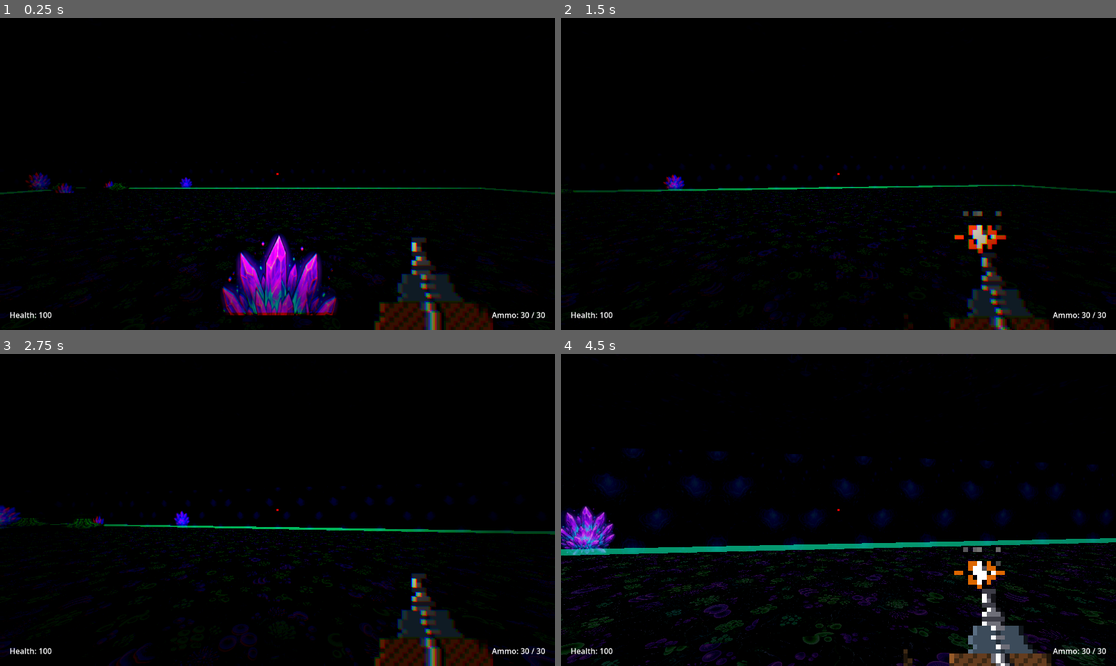
Above: before the commit, frames 1-4 (two rows, left to right).
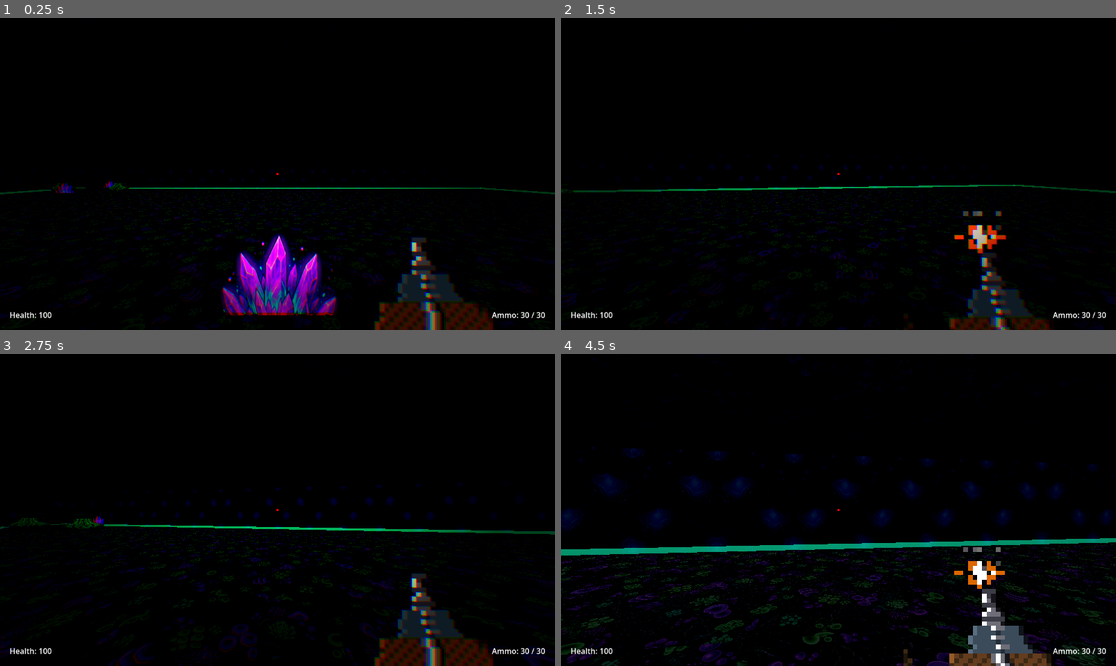
Above: after the commit, the same moments.

Repository: coachbrown1/BoomerLooterShooter
Game: Godot game, scene res://Scenes/World/dungeon.tscn
Two runs of this game, one before a commit and one after it. Both use one fixed random seed, a clock stepped at 60 frames per second and the inputs below.
Inputs (mouse positions are in pixels of both pictures, inside the frame that each line leads up to):
- Up to frame 1 (0.25 s): no input
- Up to frame 2 (1.5 s): tap Enter at 0.5 s; move the mouse to (832, 180) at 0.52 s; hold W (move_forward) from 0.53 s (still down); tap E (interact) at 0.6 s; tap Space (jump) at 0.77 s; move the mouse to (877, 177) at 1.27 s; click (877, 177) at 1.35 s
- Up to frame 3 (2.75 s): keep holding W (move_forward); tap Space (jump) at 1.52 s; move the mouse to (233, 506) at 2.02 s; hold Shift (sprint) from 2.03 s (still down)
- Up to frame 4 (4.5 s): move the mouse to (844, 510) at 2.77 s; release W (move_forward) at 2.78 s; release Shift (sprint) at 2.78 s; hold A (move_left) 2.78-3.53 s; tap G at 2.85 s; tap Space (jump) at 3.02, 3.77 s; move the mouse to (816, 503) at 3.52 s; hold W (move_forward) from 3.53 s (still down); tap E (interact) at 3.6 s; move the mouse to (866, 510) at 4.27 s; click (866, 510) at 4.35 s

The runs differ from the first frame. In frame 1, 0.2% of the frame differs, in the area x 4-35%, y 49-56%; in frame 2, 0.1%; in frame 3, 0.3%; in frame 4, 1.2%, in the area x 0-10%, y 48-65%.

Commit message:
remove random props from hadncrafted rooms

Diff:
--- a/boomer-shooter/Scripts/Dungeon/dungeon_builder.gd
+++ b/boomer-shooter/Scripts/Dungeon/dungeon_builder.gd
@@ -186,7 +186,7 @@
 
 	# Post-processing: Place doorways and lights
 	_place_generated_doorway_assemblies(geo_root, doorways, biome_data)
-	_place_lights(geo_root, rooms, tile_grid, biome, doorway_opening_owner, biome_data)
+	_place_lights(geo_root, rooms, tile_grid, biome, doorway_opening_owner, room_tile_owner, biome_data)
 
 # -------------------------------------------------------
 # Quad helpers
@@ -450,6 +450,7 @@
 	tile_grid: Array,
 	biome: String,
 	doorway_owner: Dictionary,
+	room_tile_owner: Dictionary,
 	biome_data: Resource = null
 ) -> void:
 	var room_color: Color = Color(0.9, 0.75, 0.5)
@@ -498,6 +499,8 @@
 
 	# Room center lights
 	for r in rooms:
+		if r != null and (r.has_handcrafted_layout or r.handcrafted_scene != null or r.handcrafted_scene_path != ""):
+			continue
 		var pos = r.get_world_center(TILE_SIZE)
 
 		if use_bioluminescent_props:
@@ -614,6 +617,9 @@
 	if use_bioluminescent_props:
 		for x in range(2, grid_w - 2, corridor_step):
 			for z in range(2, grid_h - 2, corridor_step):
+				var tile_room: RoomData = room_tile_owner.get(_tile_key(x, z), null)
+				if tile_room != null and (tile_room.has_handcrafted_layout or tile_room.handcrafted_scene != null or tile_room.handcrafted_scene_path != ""):
+					continue
 				if tile_grid[x][z] == TILE_FLOOR and randf() < corridor_chance:
 					var src: Dictionary = bioluminescent_sources[randi() % bioluminescent_sources.size()]
 
@@ -690,6 +696,9 @@
 		# Other biomes: plain invisible torchlight
 		for x in range(2, grid_w - 2, corridor_step):
 			for z in range(2, grid_h - 2, corridor_step):
+				var tile_room: RoomData = room_tile_owner.get(_tile_key(x, z), null)
+				if tile_room != null and (tile_room.has_handcrafted_layout or tile_room.handcrafted_scene != null or tile_room.handcrafted_scene_path != ""):
+					continue
 				if tile_grid[x][z] == TILE_FLOOR and randf() < corridor_chance:
 					var light = OmniLight3D.new()
 					light.light_color = corridor_color
--- a/boomer-shooter/Scripts/Dungeon/prop_placer.gd
+++ b/boomer-shooter/Scripts/Dungeon/prop_placer.gd
@@ -23,7 +23,7 @@
 		var room: RoomData = room_variant
 		if room == null:
 			continue
-		if room.has_handcrafted_layout:
+		if room.has_handcrafted_layout or room.handcrafted_scene != null or room.handcrafted_scene_path != "":
 			continue
 
 		var area = room.grid_rect.size.x * room.grid_rect.size.y
